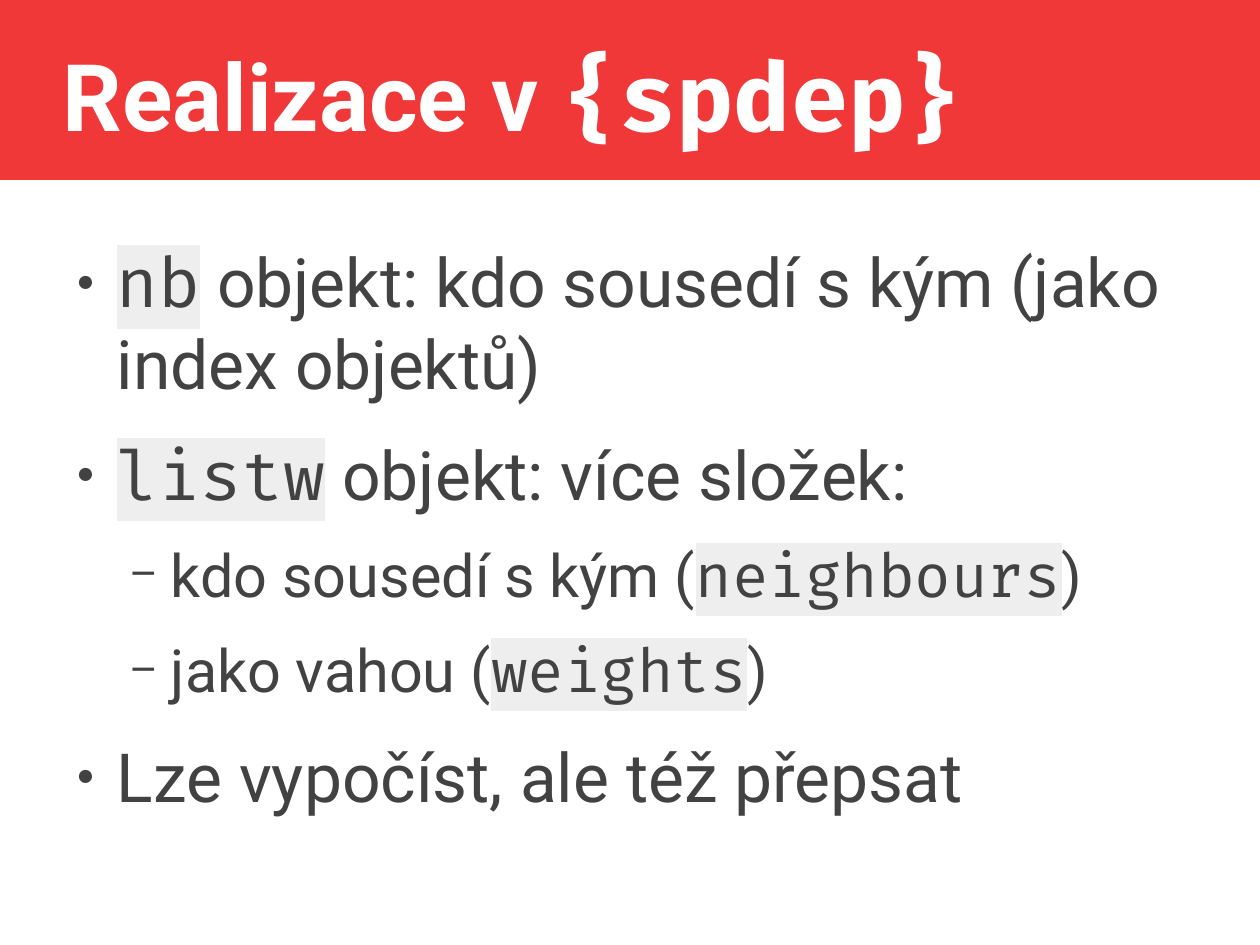
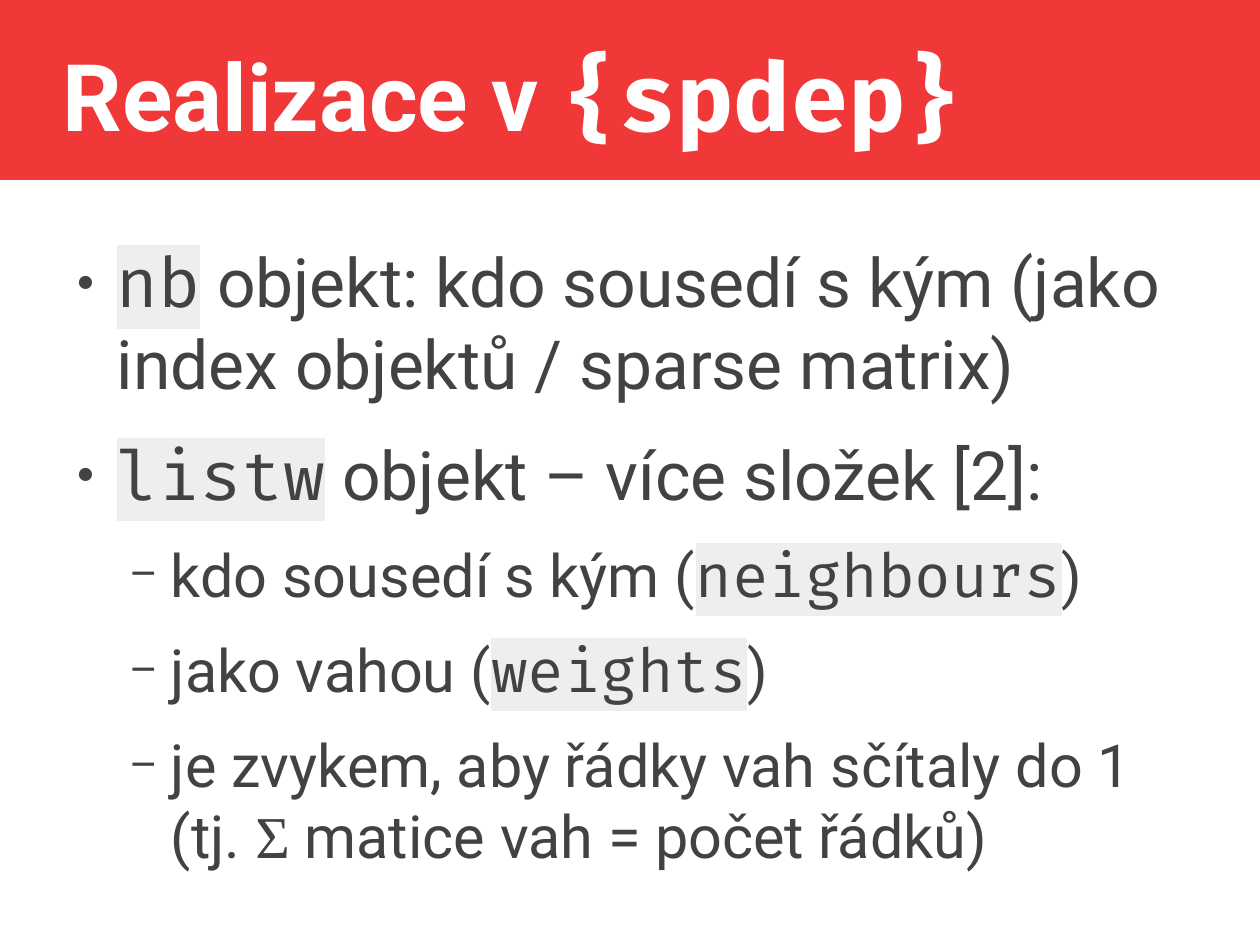
Before and after one commit to jlacko/4EK418, a slide deck: slide 17 of prez/4 - advanced calculations.odp (slide 16 before the commit). Drawn at 1260x945 pixels with LibreOffice and Linux fonts; fonts in the diff are those of the drawing. Boxes give left, top, right and bottom in pixels: in the first picture for what was removed or moved away, otherwise in the second. Text is boxed around its words. In the diff, an @@ line names an element or a change of style, - is before the commit and + after.

```diff
--- a/prez/4 - advanced calculations.odp
+++ b/prez/4 - advanced calculations.odp
@@ text at (117,253,1160,515): text changed @@
-● nb objekt: kdo sousedí s kým (jako index objektů)
-● listw objekt: více složek:
+● nb objekt: kdo sousedí s kým (jako index objektů / sparse matrix)
+● listw objekt – více složek [2]:
@@ text at (171,742,1131,872): text changed; size 42.7 to 37.4 pt @@
-● Lze vypočíst, ale též přepsat
+  − je zvykem, aby řádky vah sčítaly do 1
+    (tj. Σ matice vah = počet řádků)
```
Also in this commit, not shown: 7 other slides changed, 1 slide added, 4 other files.
